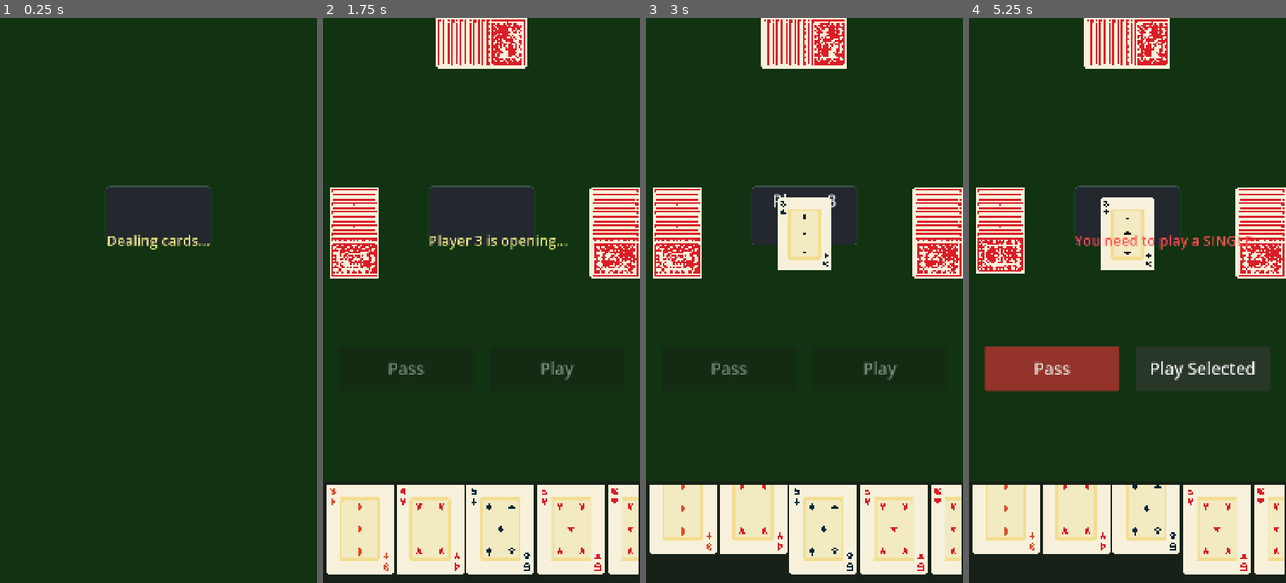
Above: before the commit, frames 1-4 (left to right).
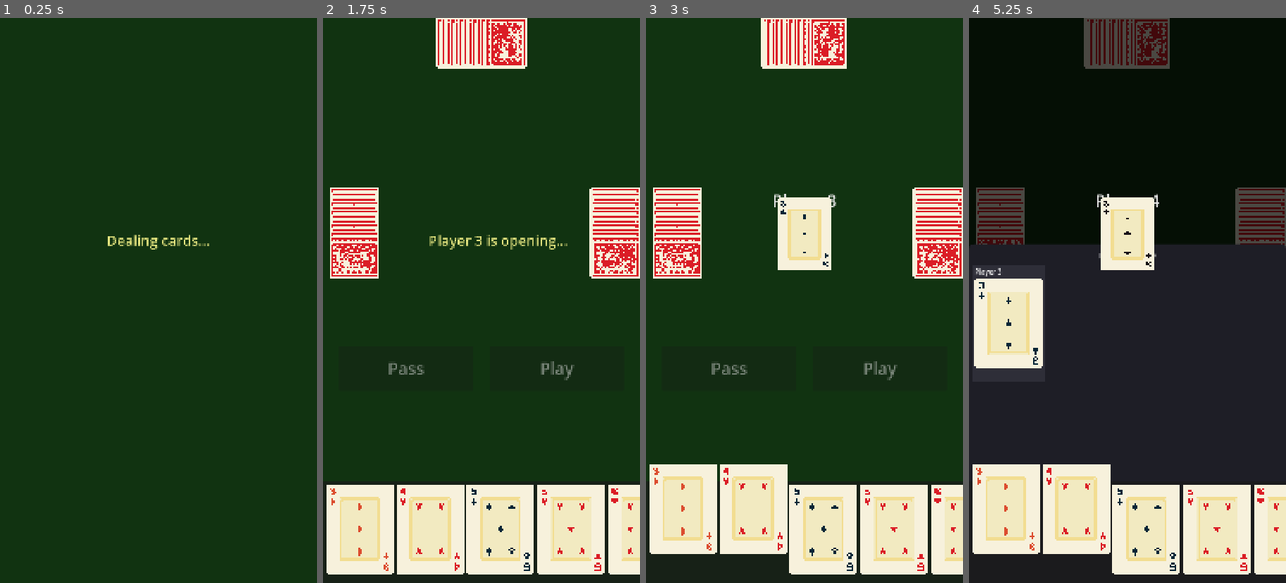
Above: after the commit, the same moments.

Repository: binhrobles/thirteen
Game: Godot game, scene res://scenes/main.tscn
Two runs of this game, one before a commit and one after it. Both use one fixed random seed, a clock stepped at 60 frames per second and the inputs below.
Inputs (mouse positions are in pixels of both pictures, inside the frame that each line leads up to):
- Up to frame 1 (0.25 s): no input
- Up to frame 2 (1.75 s): tap Enter at 0.5 s; move the mouse to (481, 215) at 0.52 s; click (481, 215) at 0.67 s; tap Space at 1.25 s; move the mouse to (418, 328) at 1.27 s; click (418, 328) at 1.42 s
- Up to frame 3 (3 s): tap Enter at 2 s; move the mouse to (684, 537) at 2.02 s; click (684, 537) at 2.17 s; tap Space at 2.75 s; move the mouse to (753, 537) at 2.77 s; click (753, 537) at 2.92 s
- Up to frame 4 (5.25 s): tap Enter at 3.5 s; move the mouse to (1127, 238) at 3.52 s; click (1127, 238) at 3.67 s; tap Space at 4.25 s; move the mouse to (1146, 537) at 4.27 s; click (1146, 537) at 4.42 s; click "Play Selected" at 5 s

The runs differ from the first frame. In frame 1, 3.2% of the frame differs, in the area x 33-67%, y 29-41%; in frame 2, 3.3%; in frame 3, 3.6%; in frame 4, 54%, in the area x 0-100%, y 0-99%.

Commit message:
Remove play area background and hide during game over
- Removed grey background panel from play area for cleaner look
- Hide play area when game over screen is shown
- Allow lifted cards to overflow player hand container

Co-Authored-By: Claude Sonnet 4.5 <noreply@anthropic.com>

Diff:
--- a/scripts/main.gd
+++ b/scripts/main.gd
@@ -171,6 +171,11 @@
 func _on_game_finished() -> void:
 	print("=== Game Finished ===")
 	print("Win order: ", game_state.win_order)
+
+	# Hide play area when game is over
+	if play_area_ui:
+		play_area_ui.hide()
+
 	if game_over_screen:
 		game_over_screen.show_results(game_state.win_order)
 
--- a/scripts/play_area.gd
+++ b/scripts/play_area.gd
@@ -8,7 +8,6 @@
 @onready var player_label: Label
 @onready var status_label: Label
 @onready var card_container: Control  # Changed from HBoxContainer for manual positioning
-@onready var background: Panel
 
 const CardSpriteScene := preload("res://scenes/card_sprite.tscn")
 
@@ -43,24 +42,6 @@
 	z_index = 10  # Render above background but below player hand
 	z_as_relative = false  # Use absolute z-index
 
-	# Background panel
-	background = Panel.new()
-	background.anchor_right = 1.0
-	background.anchor_bottom = 1.0
-	var style_box := StyleBoxFlat.new()
-	style_box.bg_color = Color(0.15, 0.15, 0.2, 0.85)
-	style_box.corner_radius_top_left = 12
-	style_box.corner_radius_top_right = 12
-	style_box.corner_radius_bottom_left = 12
-	style_box.corner_radius_bottom_right = 12
-	style_box.border_width_left = 2
-	style_box.border_width_right = 2
-	style_box.border_width_top = 2
-	style_box.border_width_bottom = 2
-	style_box.border_color = Color(0.4, 0.4, 0.5)
-	background.add_theme_stylebox_override("panel", style_box)
-	add_child(background)
-
 	# Player label (who played this hand) - responsive font size
 	# Use viewport if available, otherwise default mobile size
 	var viewport_height: float
--- a/scripts/player_hand.gd
+++ b/scripts/player_hand.gd
@@ -30,6 +30,7 @@
 	grow_vertical = Control.GROW_DIRECTION_BEGIN
 	z_index = 100  # Render above everything
 	z_as_relative = false  # Use absolute z-index
+	clip_contents = false  # Allow lifted cards to overflow
 
 	# Add semi-transparent background
 	var background := ColorRect.new()
@@ -49,6 +50,7 @@
 	scroll_container.offset_bottom = -10
 	scroll_container.horizontal_scroll_mode = ScrollContainer.SCROLL_MODE_AUTO
 	scroll_container.vertical_scroll_mode = ScrollContainer.SCROLL_MODE_DISABLED
+	scroll_container.clip_contents = false  # Allow cards to overflow when lifted
 	add_child(scroll_container)
 
 	# Create card container with overlap
